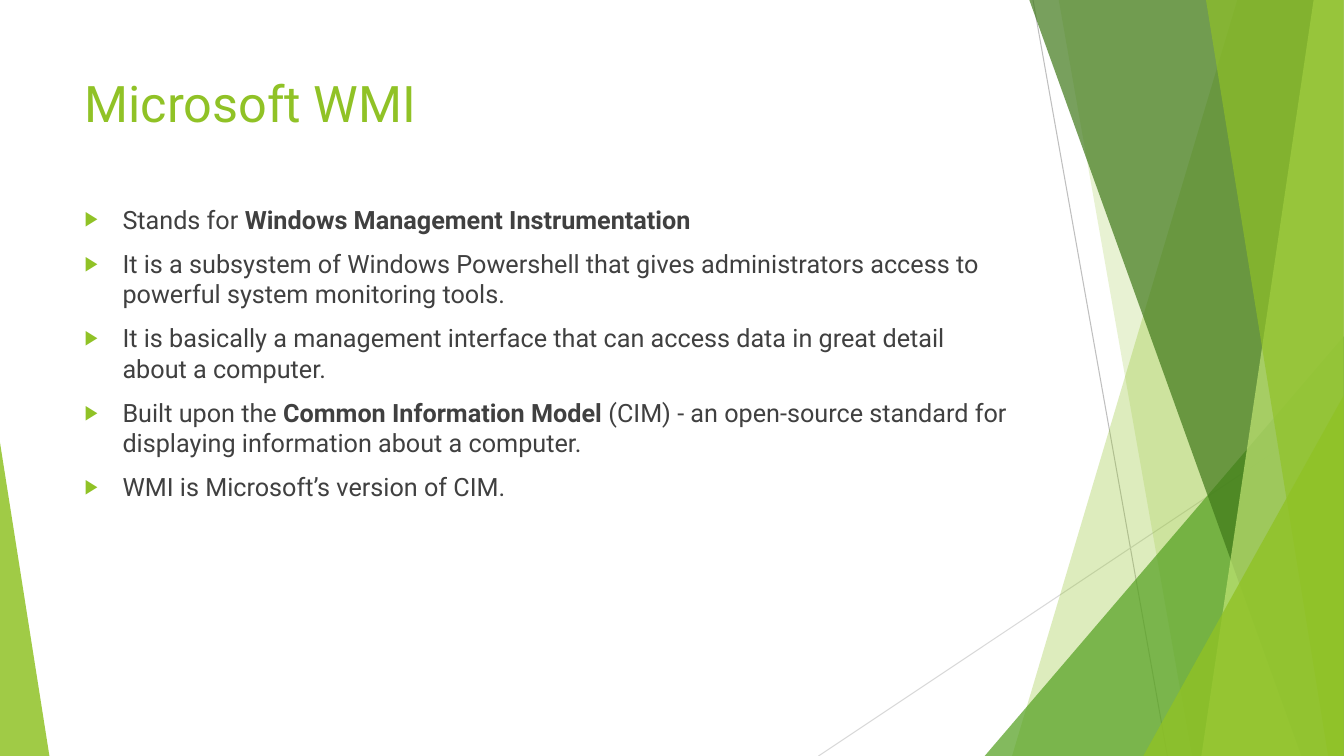
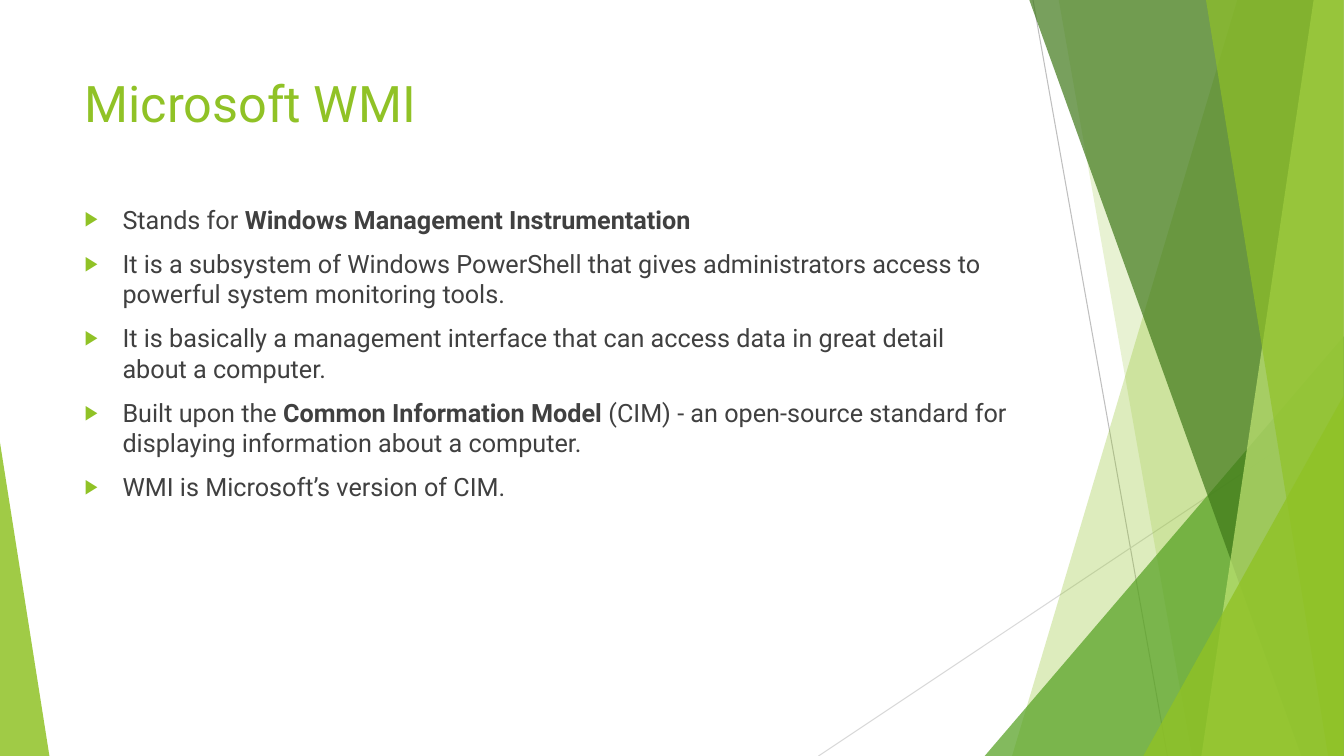
Before and after one commit to saumitrasapre/rackware-training, a slide deck: slide 12 of Presentation/Post_2week_Presentation.pptx (slide 10 before the commit). Drawn at 1344x756 pixels with LibreOffice and Linux fonts; fonts in the diff are those of the drawing. Boxes give left, top, right and bottom in pixels: in the first picture for what was removed or moved away, otherwise in the second. Text is boxed around its words. In the diff, an @@ line names an element or a change of style, - is before the commit and + after.

Commit message:
Added stuff to ppt

```diff
--- a/Presentation/Post_2week_Presentation.pptx
+++ b/Presentation/Post_2week_Presentation.pptx
@@ text at box(123, 254, 980, 309): text changed @@
-▶ It is a subsystem of Windows Powershell that gives administrators access to powerful system monitoring tools.
+▶ It is a subsystem of Windows PowerShell that gives administrators access to powerful system monitoring tools.
```
Also in this commit, not shown: 1 other slide changed, 2 slides added, 4 other files.
